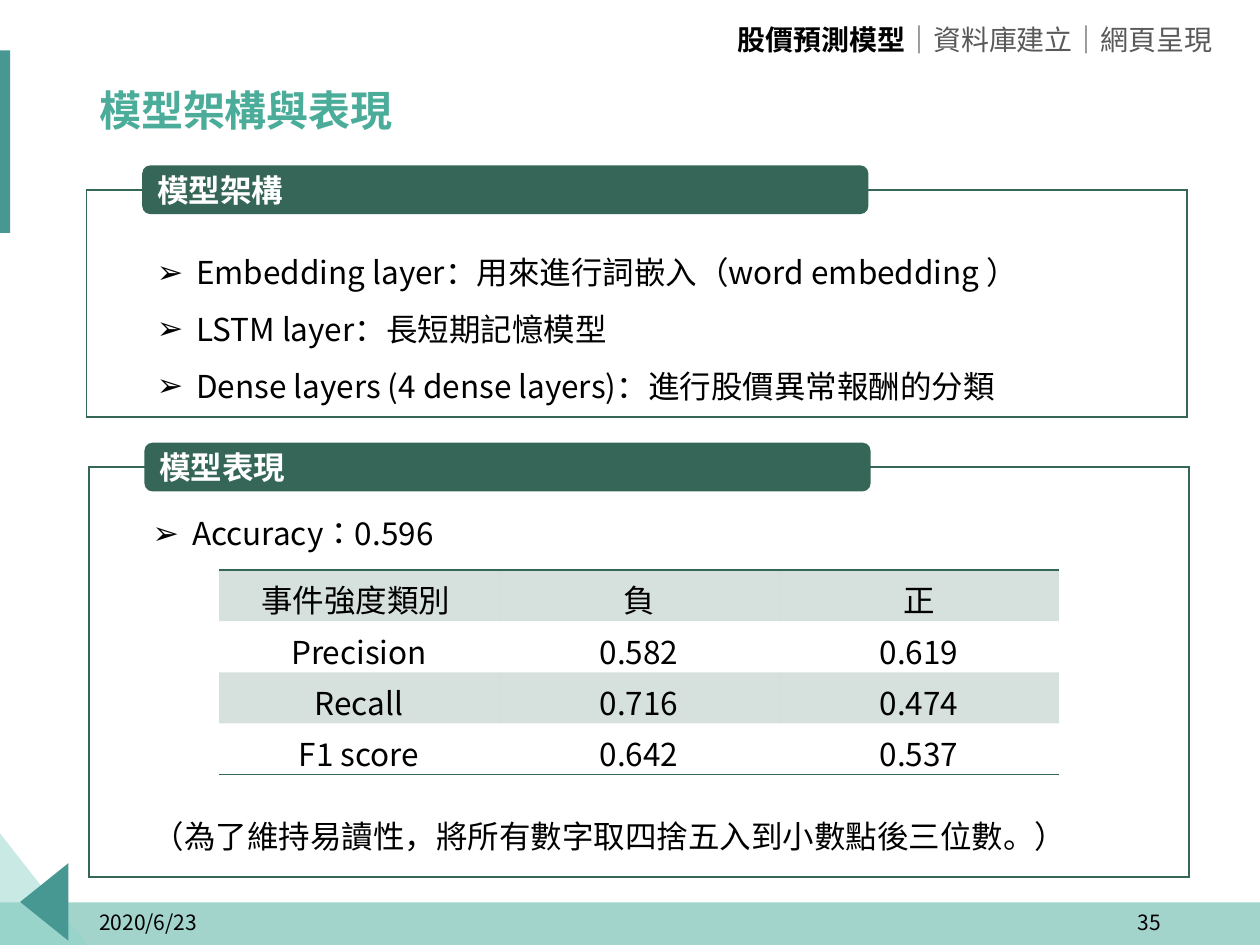
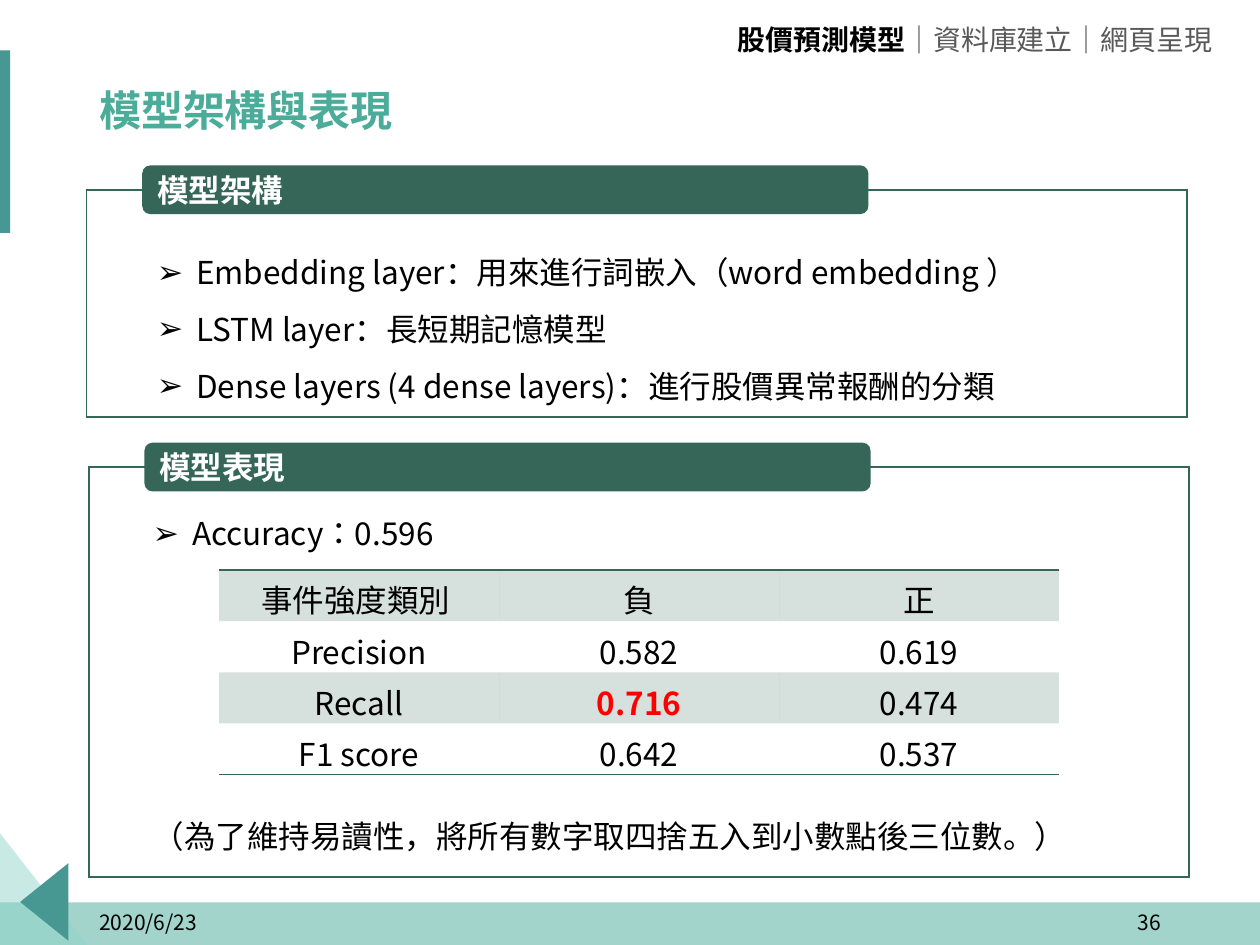
Before and after one commit to p314008dsa/Text-mining, a slide deck: slide 36 of 報告擋/玉山_題目一_組別二.pptx (slide 35 before the commit). Drawn at 1260x945 pixels with LibreOffice and Linux fonts; fonts in the diff are those of the drawing; background and template pictures are left out. Boxes give left, top, right and bottom in pixels: in the first picture for what was removed or moved away, otherwise in the second. Text is boxed around its words. In the diff, an @@ line names an element or a change of style, - is before the commit and + after.

```diff
--- a/報告擋/玉山_題目一_組別二.pptx
+++ b/報告擋/玉山_題目一_組別二.pptx
@@ table at <box>219,570,1058,779</box> @@
@@ text colour #000000 to #FF0000, bold on in "0.716" @@
@@ page number at <box>1137,914,1160,931</box>: text changed @@
-35
+36
```
Also in this commit, not shown: 11 other slides changed, 3 slides added, 2 other files.
